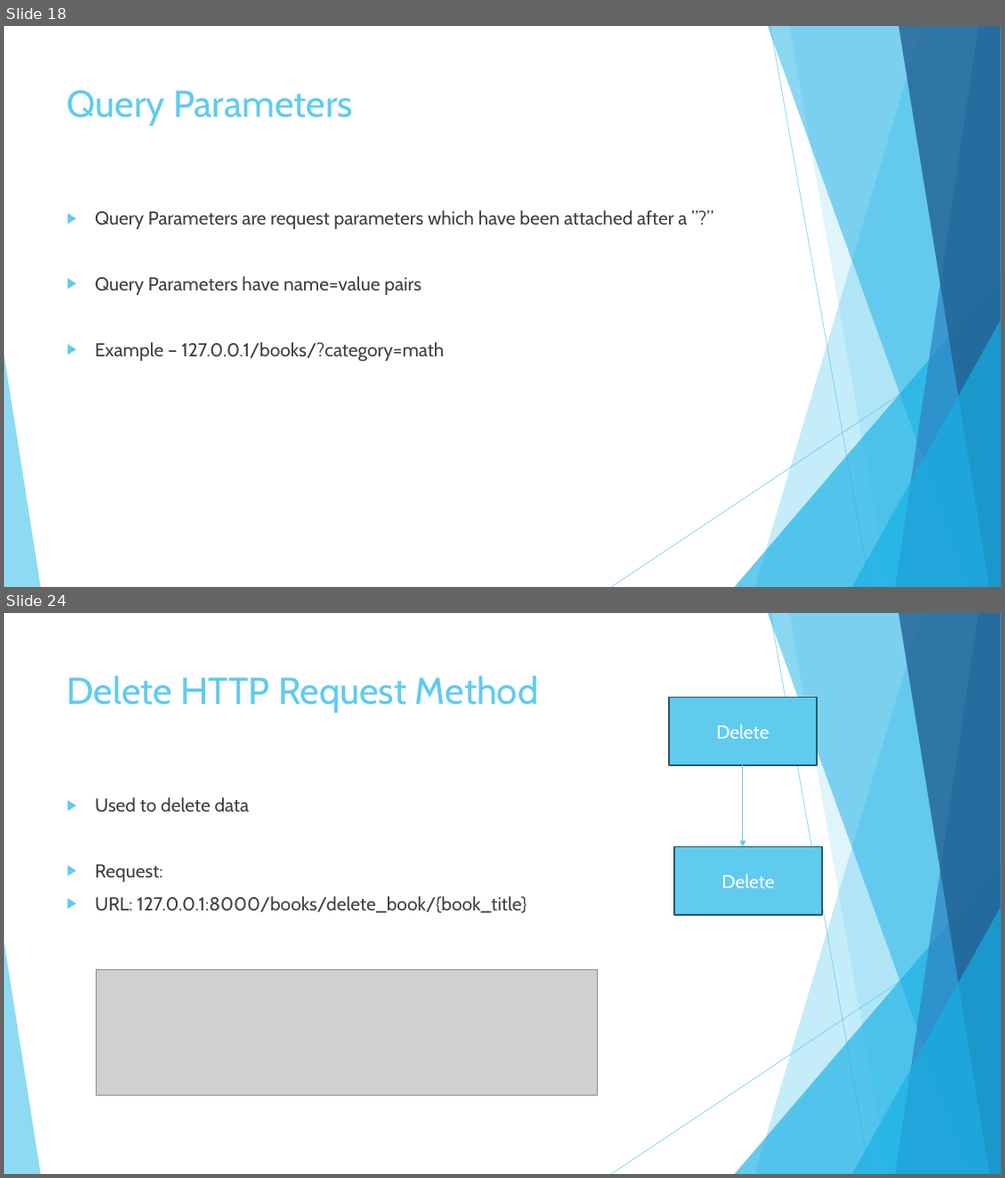
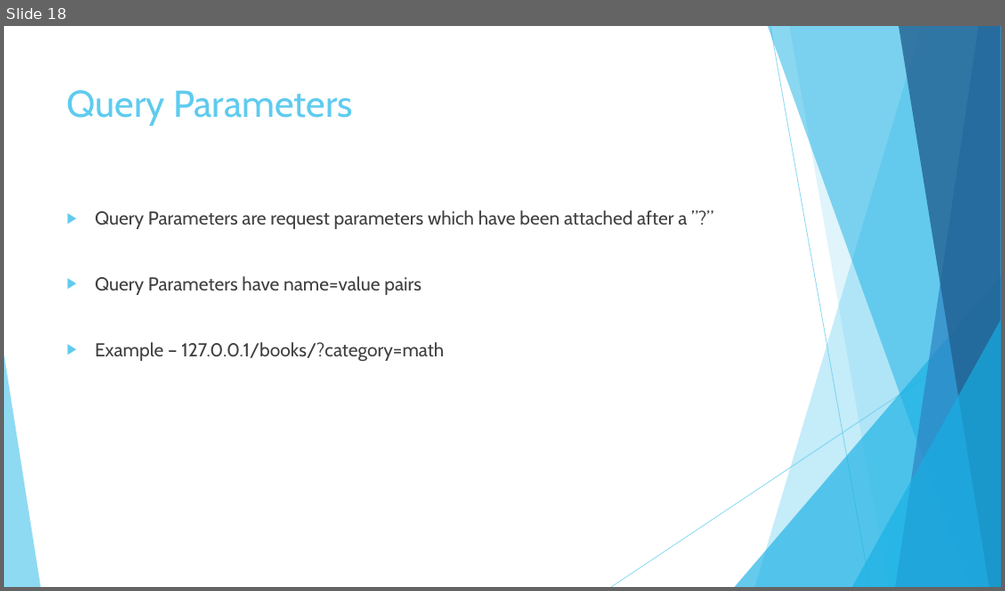
Before and after one commit to imcuteani/FastAPI-PythonAI-Development, a slide deck: Slides/Day-2/FASTAPI Development using Python on Cloud-Day2.pptx. Shown one above the other, each under a label of ours: slides 18 and 24 before the commit, slide 18 after it; the slides between them are not shown. The pictures are 1005x1178 and 1005x591 pixels, drawn with LibreOffice and Linux fonts; fonts in the diff are those of the drawing; grey boxes stand for pictures. Boxes give left, top, right and bottom in pixels: in the first picture for what was removed or moved away, otherwise in the second. Text is boxed around its words. In the diff, an @@ line names an element or a change of style, - is before the commit and + after.

```diff
--- a/Slides/Day-2/FASTAPI Development using Python on Cloud-Day2.pptx
+++ b/Slides/Day-2/FASTAPI Development using Python on Cloud-Day2.pptx
@@ slide 24 removed at bbox=[4, 613, 1001, 1174], background #FFFFFF; not listed: 10 template elements that a slide beside it also shows @@
@@ title removed at bbox=[67, 675, 538, 713] @@
-Delete HTTP Request Method
@@ rectangle removed at bbox=[669, 698, 817, 765] @@
-Delete
@@ arrow removed from (743, 765) to (743, 847) @@
@@ text removed at bbox=[95, 797, 526, 913] @@
-▶ Used to delete data
-▶ Request:
-▶ URL: 127.0.0.1:8000/books/delete_book/{book_title}
@@ rectangle removed at bbox=[674, 847, 822, 915] @@
-Delete
@@ picture removed at bbox=[96, 970, 598, 1094] @@
```
Also in this commit, not shown: 1 slide changed, 5 slides added, 4 other slides removed, 3 other files.
